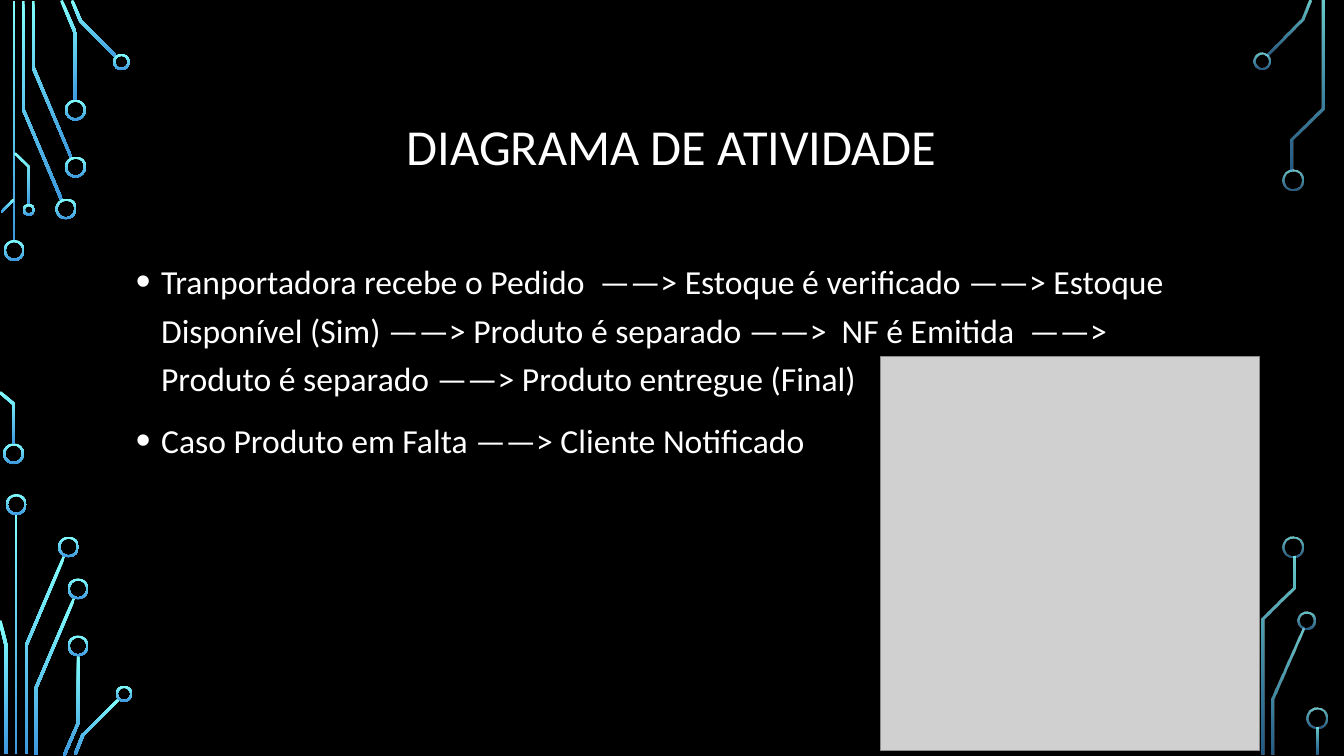
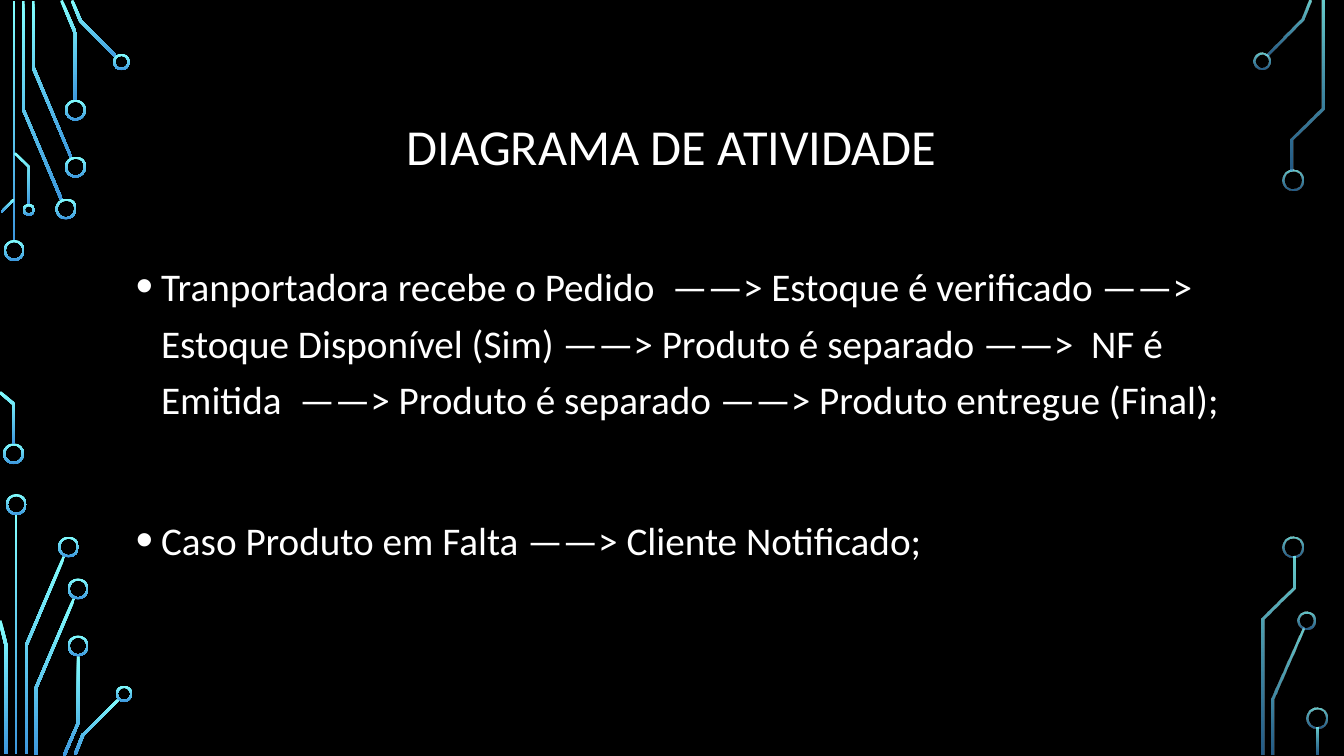
Before and after one commit to solutionsit-developer/Transportadora, a slide deck: slide 9 of transportadora/doc/Gestão de transportadora.pptx. Drawn at 1344x756 pixels with LibreOffice and Linux fonts; fonts in the diff are those of the drawing; grey boxes stand for pictures; background and template pictures are left out. Boxes give left, top, right and bottom in pixels: in the first picture for what was removed or moved away, otherwise in the second. Text is boxed around its words. In the diff, an @@ line names an element or a change of style, - is before the commit and + after.

```diff
--- a/transportadora/doc/Gestão de transportadora.pptx
+++ b/transportadora/doc/Gestão de transportadora.pptx
@@ text at box(161, 273, 1219, 560): text changed; size 24 to 28 pt @@
-• Tranportadora recebe o Pedido ——> Estoque é verificado ——> Estoque Disponível (Sim) ——> Produto é separado ——> NF é Emitida ——> Produto é separado ——> Produto entregue (Final)
-• Caso Produto em Falta ——> Cliente Notificado
+• Tranportadora recebe o Pedido ——> Estoque é verificado ——> Estoque Disponível (Sim) ——> Produto é separado ——> NF é Emitida ——> Produto é separado ——> Produto entregue (Final);
+• Caso Produto em Falta ——> Cliente Notificado;
@@ picture removed at box(881, 357, 1260, 750) @@
```
Also in this commit, not shown: 11 other slides changed, 11 slides added, 9 slides removed.
